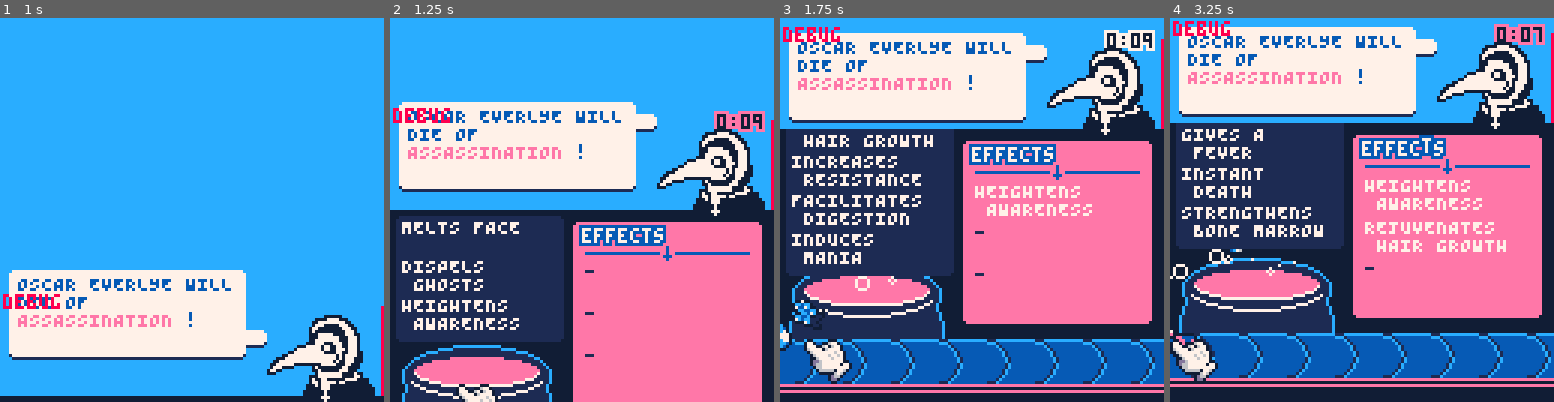
Above: before the commit, frames 1-4 (left to right).
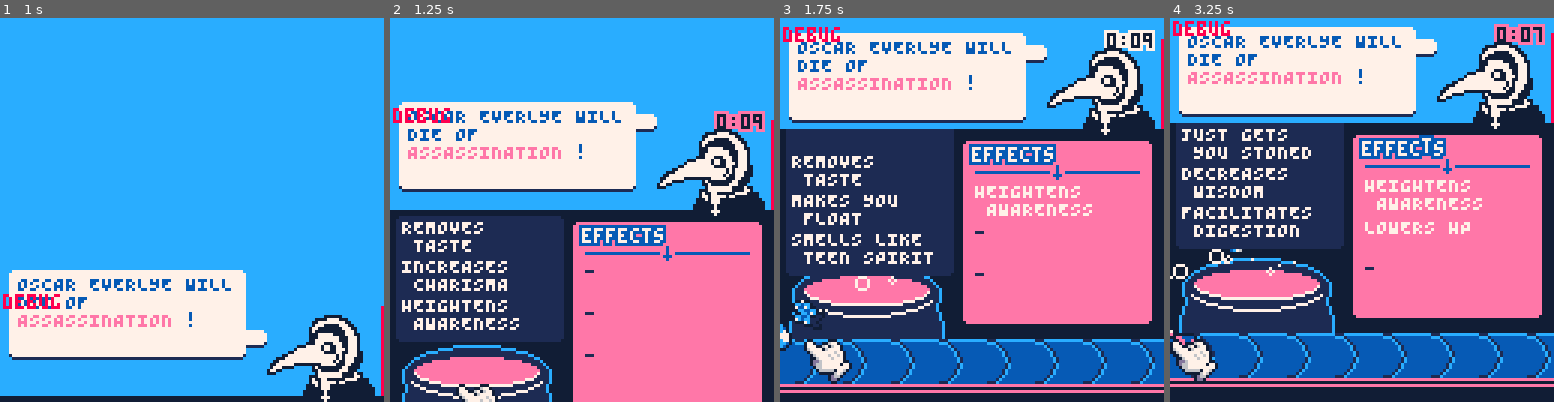
Above: after the commit, the same moments.

Repository: Yolwoocle/minijam_112
Game: PICO-8 cartridge minijam112.p8
Same seed, same stepped clock (60 frames per second), same inputs: the game is played once before the commit and once after it.
Inputs:
- Up to frame 1 (1 s): tap X (X key) at 0.33 s; tap O (Z key) at 0.7 s
- Up to frame 2 (1.25 s): tap X (X key) at 1.07 s
- Up to frame 3 (1.75 s): hold Right from 1.6 s (still down); tap O (Z key) at 1.7 s
- Up to frame 4 (3.25 s): tap X (X key) at 1.85, 2.97 s; release Right at 2.1 s; tap O (Z key) at 2.1, 2.5, 2.9 s; hold Up 2.15-2.42 s; hold Right 2.47-3.03 s; hold Left from 3.08 s (still down)

Frame 1 is identical in both runs. In frame 2, 1.1% of the frame differs, in the area x 3-34%, y 53-72%; in frame 3, 2.8%; in frame 4, 2.9%, in the area x 3-88%, y 28-61%.

Commit message:
imported music

Diff:
--- a/minijam112.p8
+++ b/minijam112.p8
@@ -248,7 +248,7 @@
 
 function update_dead_list()
 	local out=" "
-	local ways_to_die=split" WAS NEVER SEEN AGAIN, STILL GETS N …(229 unchanged characters)… ORSE THAN DEATH, IS NOT THE SAME ANYMORE"
+	local ways_to_die=split" WAS NEVER SEEN AGAIN, STILL GETS N …(229 unchanged characters)… ORSE THAN DEATH, IS NOT THE SAME ANYMORE, COULDNT HANDLE OUR STRONGEST POTIONS"
 	local died_of_variations=split" DIED OF "
 	for customer in all(past_customers) do
 		--if customer.score<0 then
@@ -1110,7 +1110,7 @@
 -->8
 --data
 
-all_effects=split"SUMMONS GIANT PEACH,GLOWS IN THE DARK,SUMM …(1316 unchanged characters)… TIONS,HEIGHTENS AWARENESS,DISPELS GHOSTS"
+all_effects=split"SUMMONS GIANT PEACH,GLOWS IN THE DARK,SUMM …(1316 unchanged characters)… TIONS,HEIGHTENS AWARENESS,DISPELS GHOSTS,GIVES NIGHTMARES"
 all_solutions={
 	"EXPERIENCING KINETIC ENERGY|HARDENS SKIN,PROBABLY BOOSTS LUCK,RAISES GLASS CEILING",
 	"BEING SHOT BY A SKELETON|TASTES LIKE MILK,QUICKENS REACTIONS",
@@ -1150,7 +1150,7 @@
 	"HUNGER|SUMMONS GIANT PEACH,FACILITATES DIGESTION,HIGH IN VITAMIN C,REMOVES TASTE,TASTES OF ORANGE,JUST GETS YOU STONED",
 	"NOT BEING TO HANDLE OUR STRONGEST POTION|TURNS INTO DRAGON,RAISES HP,INCREASES MAGIC,INCREASES RESISTANCE,INCREASES STRENGTH,FACILITATES DIGESTION,",
 	"DISCOVERING DYNAMITE|INCREASES RESISTANCE,RAISES HP,STRENGTHENS BONE MARROW,HARDENS SKIN",
-	"CONSTIPATION|FACILITATES DIGESTION,TURNS INTO A TOAD",
+	"CONSTIPATION|FACILITATES DIGESTION,TURNS INTO A TOAD,TASTES LIKE MILK",
 	"POVERTY|INCREASES INTELLIGENCE,TURNS INTO A TOAD,INCREASES CHARISMA,FACILITATES CONFIDENCE,FIGHTS POVERTY",
 	"BEING UGLY|INCREASES STEALTH,INCREASES CHARISMA,JUST GETS YOU STONED",
 }
Not shown, changed: 33 lines of the sprite sheet (__gfx__) section of m_theme.p8
Not shown, changed: the sound effects (__sfx__) section of m_theme.p8
Not shown, changed: 20 lines of the sprite sheet (__gfx__) section of minijam112.p8
Not shown, changed: the music (__music__) section of minijam112.p8
Not shown, changed: the sound effects (__sfx__) section of minijam112.p8
